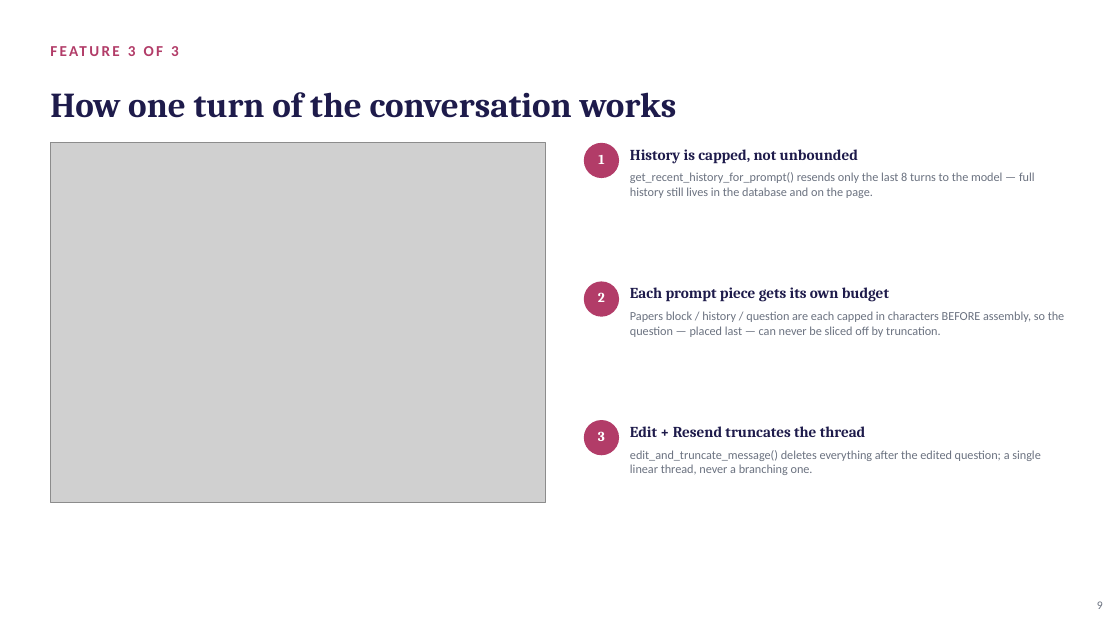
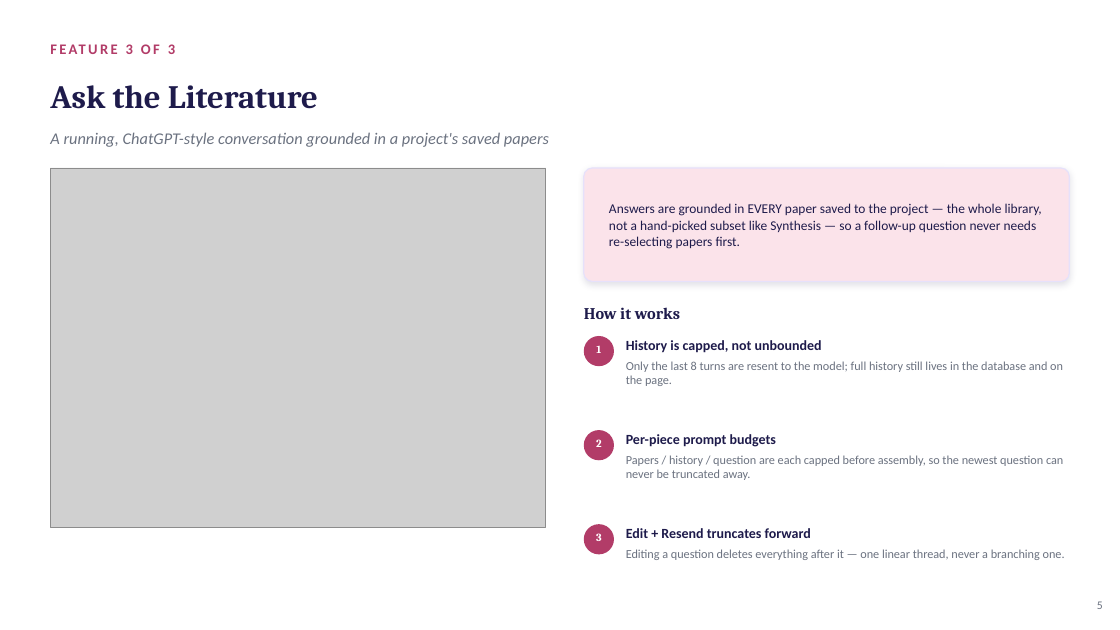
Before and after one commit to EmmanuelOrunta/researchlens-ai, a slide deck: slide 5 of presentations/ResearchLens_AI_Sprint4_Update.pptx (slide 9 before the commit). Drawn at 1120x630 pixels with LibreOffice and Linux fonts; fonts in the diff are those of the drawing; grey boxes stand for pictures. Boxes give left, top, right and bottom in pixels: in the first picture for what was removed or moved away, otherwise in the second. Text is boxed around its words. In the diff, an @@ line names an element or a change of style, - is before the commit and + after.

```diff
--- a/presentations/ResearchLens_AI_Sprint4_Update.pptx
+++ b/presentations/ResearchLens_AI_Sprint4_Update.pptx
@@ text "FEATURE 3 OF 3" at [126,44,175,54]: size 13 to 12.5 pt @@
@@ text at [50,85,318,109]: text changed; size 30 to 28 pt @@
-How one turn of the conversation works
+Ask the Literature
@@ text added at [50,132,549,147], 14 pt, text #6B7280, italic @@
+A running, ChatGPT-style conversation grounded in a project's saved papers
@@ picture: place and size @@
-picture at [50,143,546,502]
+picture at [50,168,546,528]
@@ rounded rectangle added at [584,168,1070,281], fill #FBE3EA, outline #E6E1FB 1 pt @@
@@ text added at [609,203,1042,249], 11.5 pt, text #1E1B4B @@
+Answers are grounded in EVERY paper saved to the project — the whole library, not a hand-picked subset like Synthesis — so a follow-up question never needs re-selecting papers first.
@@ text removed at [630,287,889,302] @@
-Each prompt piece gets its own budget
@@ text added at [584,307,680,319], 14 pt, text #1E1B4B, bold @@
+How it works
@@ size 11.8 to 9.4 pt in 3 elements at [596,533,602,541], [596,439,602,447], [596,346,601,353] @@
@@ text "1": place and size @@
-text "1" at [598,155,604,164]
+text "1" at [596,346,601,353]
@@ ellipse: place and size @@
-ellipse at [584,281,619,317]
+ellipse at [584,336,614,366]
@@ text "History is capped, not unbounded": place and size @@
-text "History is capped, not unbounded" at [630,149,858,164]
+text "History is capped, not unbounded" at [626,340,822,353]
@@ text "History is capped, not unbounded" at [626,340,822,353]: size 13 to 12 pt, font Cambria to Calibri @@
@@ text at [626,361,1063,386]: text changed @@
-get_recent_history_for_prompt() resends only the last 8 turns to the model — full history still lives in the database and on the page.
+Only the last 8 turns are resent to the model; full history still lives in the database and on the page.
@@ ellipse: place and size @@
-ellipse at [584,420,619,455]
+ellipse at [584,430,614,460]
@@ text "2": place and size @@
-text "2" at [598,292,605,302]
+text "2" at [596,439,602,447]
@@ text added at [626,434,776,447], 12 pt, text #1E1B4B, bold @@
+Per-piece prompt budgets
@@ text at [626,455,1063,480]: text changed @@
-Papers block / history / question are each capped in characters BEFORE assembly, so the question — placed last — can never be sliced off by truncation.
+Papers / history / question are each capped before assembly, so the newest question can never be truncated away.
@@ text "3": place and size @@
-text "3" at [598,431,605,441]
+text "3" at [596,533,602,541]
@@ ellipse: place and size @@
-ellipse at [584,143,619,178]
+ellipse at [584,524,614,555]
@@ text at [626,528,811,538]: text changed; size 13 to 12 pt; font Cambria to Calibri @@
-Edit + Resend truncates the thread
+Edit + Resend truncates forward
@@ text at [626,549,1065,560]: text changed @@
-edit_and_truncate_message() deletes everything after the edited question; a single linear thread, never a branching one.
+Editing a question deletes everything after it — one linear thread, never a branching one.
@@ text at [1097,601,1103,609]: text changed @@
-9
+5
```
Also in this commit, not shown: 1 other slide changed, 3 slides added, 10 slides removed.
